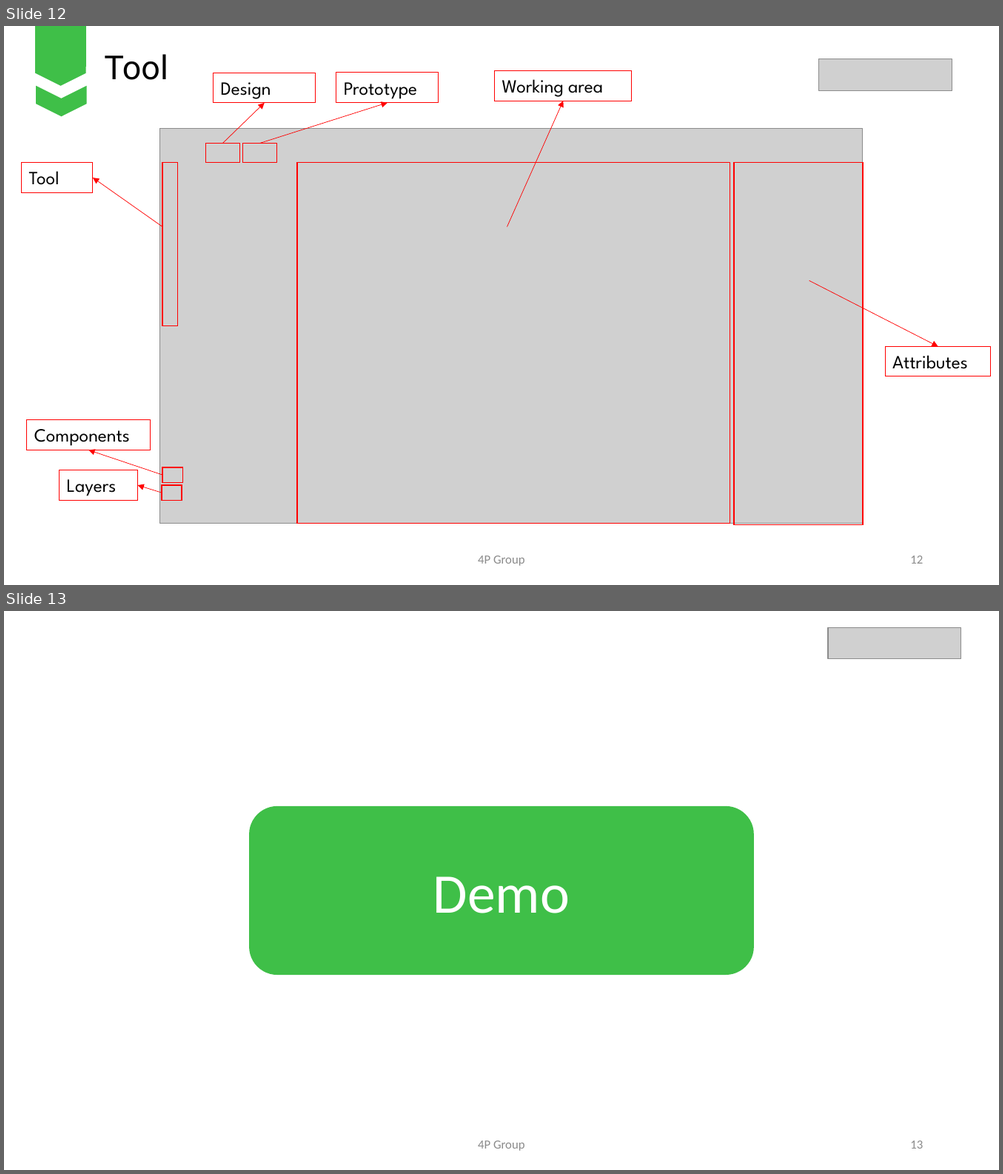
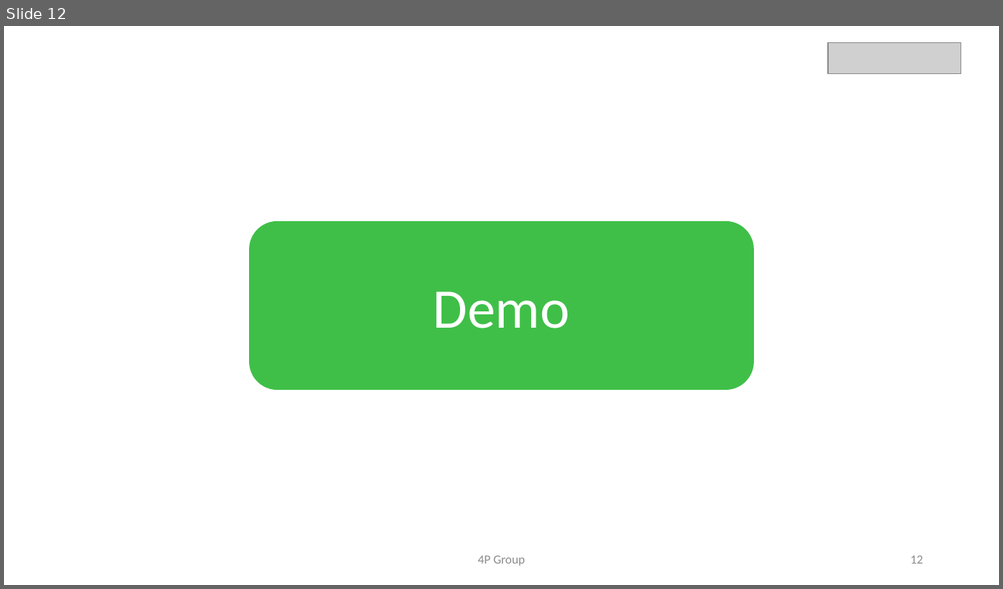
Before and after one commit to nhanntce/Fall_Group01, a slide deck: 4P Food.pptx. Shown one above the other, each under a label of ours: slides 12 and 13 before the commit, slide 12 after it. The pictures are 1003x1174 and 1003x589 pixels, drawn with LibreOffice and Linux fonts; fonts in the diff are those of the drawing; grey boxes stand for pictures. Boxes give left, top, right and bottom in pixels: in the first picture for what was removed or moved away, otherwise in the second. Text is boxed around its words. In the diff, an @@ line names an element or a change of style, - is before the commit and + after.

```diff
--- a/4P Food.pptx
+++ b/4P Food.pptx
@@ slide 12 removed at box(4, 26, 999, 585), background #FFFFFF @@
@@ freeform shape removed at box(35, 26, 85, 67) @@
@@ hexagon removed at box(35, 26, 85, 86) @@
@@ text removed at box(104, 54, 168, 80) @@
-Tool
@@ picture removed at box(819, 59, 952, 91) @@
@@ freeform shape removed at box(36, 86, 86, 117) @@
@@ rectangle removed at box(213, 73, 316, 103) @@
-Design
@@ rectangle removed at box(336, 73, 438, 103) @@
-Prototype
@@ rectangle removed at box(494, 70, 632, 101) @@
-Working area
@@ arrow removed from (222, 143) to (264, 103) @@
@@ arrow removed from (260, 143) to (387, 103) @@
@@ arrow removed from (507, 227) to (563, 101) @@
@@ picture removed at box(160, 129, 862, 525) @@
@@ rectangle removed at box(205, 143, 240, 163) @@
@@ rectangle removed at box(243, 143, 277, 163) @@
@@ rectangle removed at box(22, 163, 93, 193) @@
-Tool
@@ arrow removed from (162, 227) to (93, 178) @@
@@ rectangle removed at box(163, 163, 178, 326) @@
@@ rectangle removed at box(297, 163, 730, 524) @@
@@ rectangle removed at box(734, 163, 862, 526) @@
@@ arrow removed from (809, 281) to (938, 347) @@
@@ rectangle removed at box(885, 347, 991, 377) @@
-Attributes
@@ rectangle removed at box(27, 420, 151, 451) @@
-Components
@@ arrow removed from (162, 475) to (88, 451) @@
@@ rectangle removed at box(162, 468, 182, 483) @@
@@ rectangle removed at box(60, 471, 137, 500) @@
-Layers
@@ arrow removed from (162, 493) to (137, 486) @@
@@ rectangle removed at box(162, 486, 182, 501) @@
@@ text removed at box(478, 556, 525, 566) @@
-4P Group
@@ page number removed at box(910, 556, 922, 564) @@
-12
@@ what was slide 13 is now slide 12 @@
@@ page number at box(910, 556, 922, 564): text changed @@
-13
+12
```
Also in this commit, not shown: 10 slides changed, 1 slide added, 1 other slide removed.
